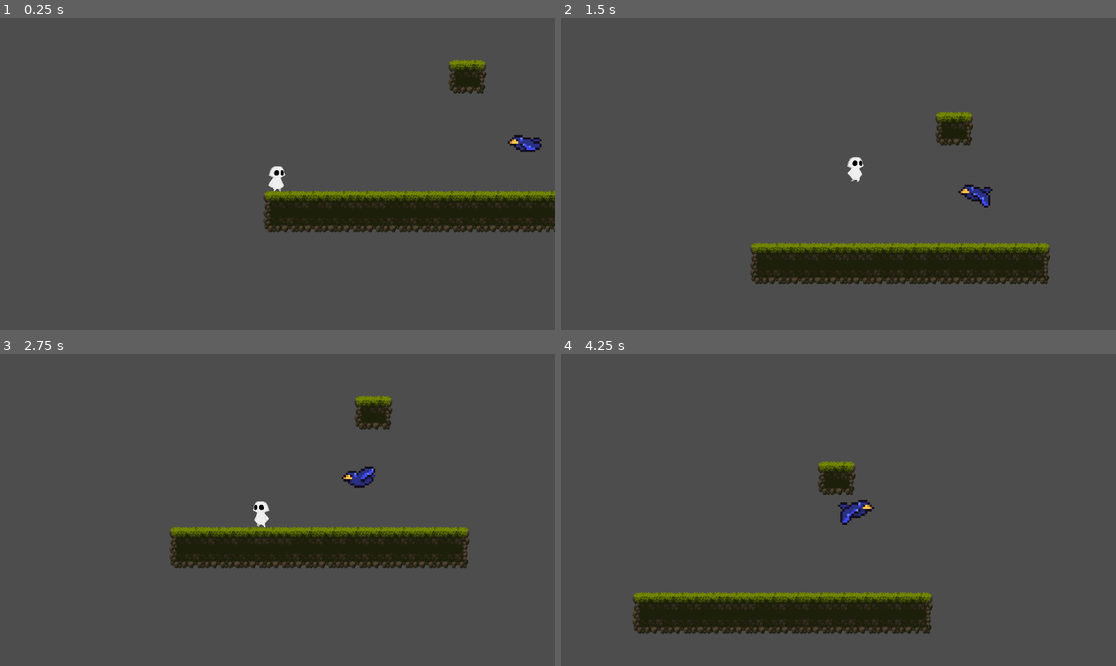
Above: before the commit, frames 1-4 (two rows, left to right).
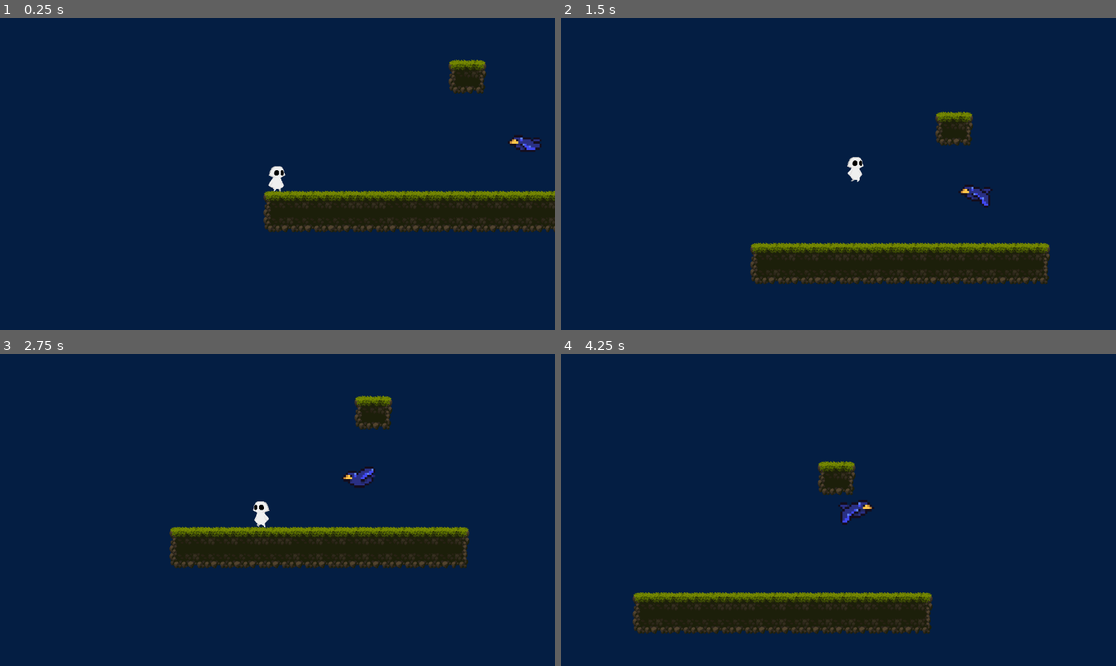
Above: after the commit, the same moments.

Repository: aknarang03/sylvan-prototype
Game: Godot game, scene res://scenes/prototype_level.tscn
The game is run twice, just before and just after one commit, with the same random seed, the same clock (stepped at 60 frames per second) and the same inputs.
Inputs:
- Up to frame 1 (0.25 s): no input
- Up to frame 2 (1.5 s): hold D (right) from 0.53 s (still down); tap P at 0.6, 1.35 s; tap W (jump) at 0.77 s
- Up to frame 3 (2.75 s): tap W (jump) at 1.52 s; release D (right) at 2.03 s; hold A (left) from 2.03 s (still down); tap P at 2.1 s
- Up to frame 4 (4.25 s): release A (left) at 2.78 s; hold D (right) from 2.78 s (still down); tap P at 2.85, 3.6 s; tap W (jump) at 3.02, 3.77 s

The runs differ from the first frame. In frame 1, 92% of the frame differs, in the area x 0-100%, y 0-100%; in frame 2, 92%; in frame 3, 92%; in frame 4, 92%.

Commit message:
blue background color

Diff:
--- a/Sylvan's redemption prototype/project.godot
+++ b/Sylvan's redemption prototype/project.godot
@@ -49,3 +49,4 @@
 [rendering]
 
 textures/canvas_textures/default_texture_filter=0
+environment/defaults/default_clear_color=Color(0.0156863, 0.117647, 0.262745, 1)
